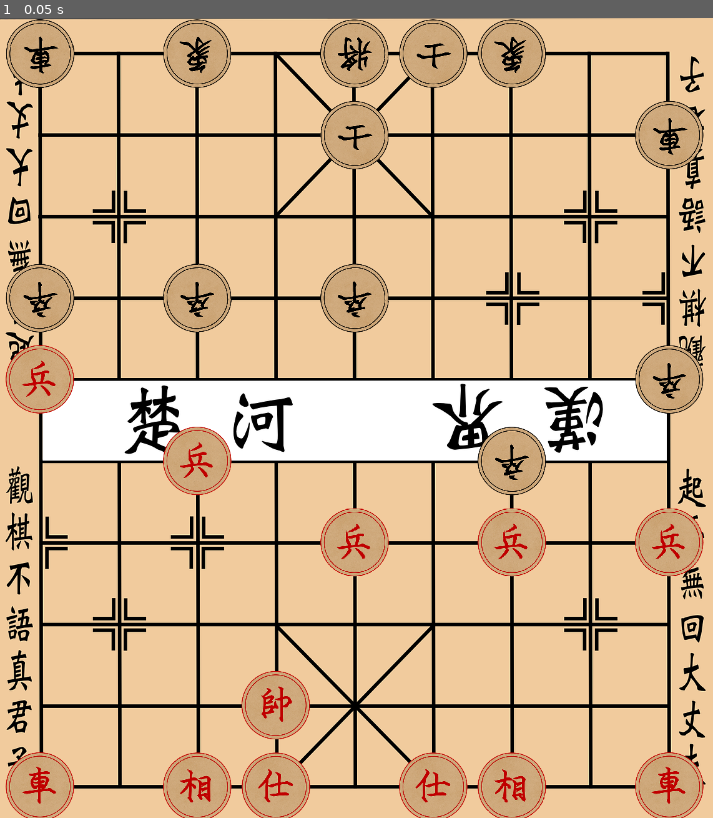
Above: before the commit, frame 1.
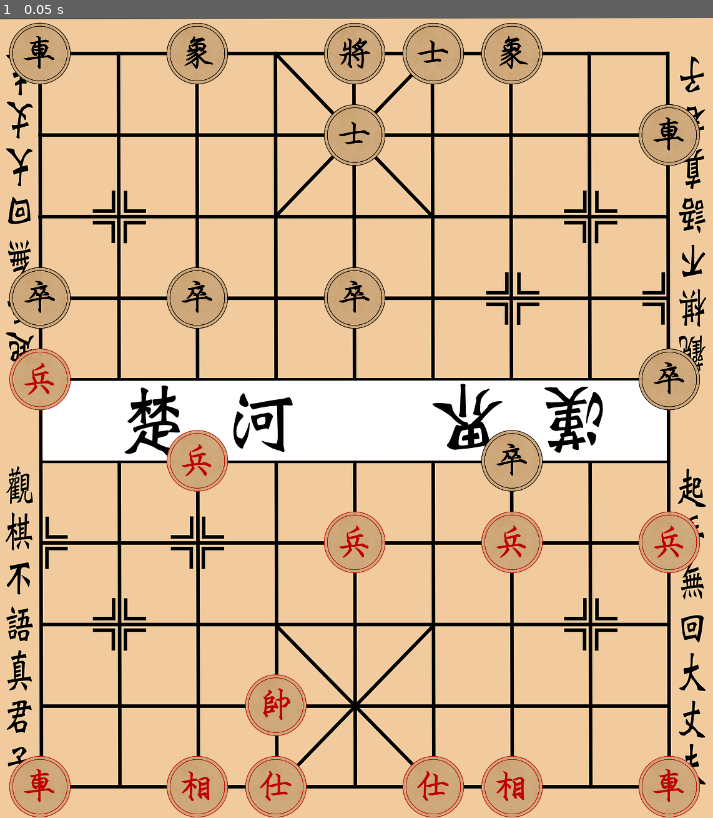
Above: after the commit, the same moment.

Repository: zzhouj/chinese-chess
Game: Godot game, scene res://scenes/checker_board.tscn
The game is run twice, just before and just after one commit, with the same random seed, the same clock (stepped at 60 frames per second) and the same inputs.
Inputs:
- Up to frame 1 (0.05 s): no input

The runs differ from the first frame. In frame 1, 5.8% of the frame differs, in the area x 0-99%, y 0-100%.

Commit message:
DRY scenes

Diff:
--- a/project.godot
+++ b/project.godot
@@ -23,6 +23,5 @@
 
 [rendering]
 
-textures/canvas_textures/default_texture_filter=0
 renderer/rendering_method="gl_compatibility"
 renderer/rendering_method.mobile="gl_compatibility"
--- a/scenes/black_advisor_piece.tscn
+++ /dev/null
@@ -1,15 +0,0 @@
-[gd_scene load_steps=3 format=3 uid="uid://bdgrp20d1hkss"]
-
-[ext_resource type="Texture2D" uid="uid://cgsjnm7hepy16" path="res://textures/chinese-chess-pieces.webp" id="1_yvilk"]
-[ext_resource type="Script" uid="uid://p8tbp5f8ntge" path="res://scripts/advisor_piece.gd" id="2_ioo7i"]
-
-[node name="BlackAdvisorPiece" type="Sprite2D"]
-rotation = 3.14159
-scale = Vector2(0.5, 0.5)
-texture = ExtResource("1_yvilk")
-region_enabled = true
-region_rect = Rect2(396, 387, 220, 219)
-script = ExtResource("2_ioo7i")
-color = 1
-type = 1
-metadata/_custom_type_script = "uid://ciinpb7ivdjiq"
--- a/scenes/black_elephant_piece.tscn
+++ /dev/null
@@ -1,15 +0,0 @@
-[gd_scene load_steps=3 format=3 uid="uid://b7ierdmgygsj3"]
-
-[ext_resource type="Texture2D" uid="uid://cgsjnm7hepy16" path="res://textures/chinese-chess-pieces.webp" id="1_1yhkf"]
-[ext_resource type="Script" uid="uid://d0eeys3doxgp5" path="res://scripts/elephant_piece.gd" id="2_1yhkf"]
-
-[node name="BlackElephantPiece" type="Sprite2D"]
-rotation = 3.14159
-scale = Vector2(0.5, 0.5)
-texture = ExtResource("1_1yhkf")
-region_enabled = true
-region_rect = Rect2(142, 389, 220, 219)
-script = ExtResource("2_1yhkf")
-color = 1
-type = 2
-metadata/_custom_type_script = "uid://ciinpb7ivdjiq"
--- a/scenes/black_king_piece.tscn
+++ /dev/null
@@ -1,14 +0,0 @@
-[gd_scene load_steps=3 format=3 uid="uid://exnu2pllpf6i"]
-
-[ext_resource type="Texture2D" uid="uid://cgsjnm7hepy16" path="res://textures/chinese-chess-pieces.webp" id="1_uecyf"]
-[ext_resource type="Script" uid="uid://dau2yec2vh1uu" path="res://scripts/king_piece.gd" id="2_0oqvk"]
-
-[node name="BlackKingPiece" type="Sprite2D"]
-rotation = 3.14159
-scale = Vector2(0.5, 0.5)
-texture = ExtResource("1_uecyf")
-region_enabled = true
-region_rect = Rect2(394, 142, 220, 219)
-script = ExtResource("2_0oqvk")
-color = 1
-metadata/_custom_type_script = "uid://ciinpb7ivdjiq"
--- a/scenes/black_pawn_piece.tscn
+++ /dev/null
@@ -1,15 +0,0 @@
-[gd_scene load_steps=3 format=3 uid="uid://87gx00ok505v"]
-
-[ext_resource type="Texture2D" uid="uid://cgsjnm7hepy16" path="res://textures/chinese-chess-pieces.webp" id="1_t8m75"]
-[ext_resource type="Script" uid="uid://dplnokh4qnrcg" path="res://scripts/pawn_piece.gd" id="2_t8m75"]
-
-[node name="BlackPawnPiece" type="Sprite2D"]
-rotation = 3.14159
-scale = Vector2(0.5, 0.5)
-texture = ExtResource("1_t8m75")
-region_enabled = true
-region_rect = Rect2(144, 906, 220, 220)
-script = ExtResource("2_t8m75")
-color = 1
-type = 6
-metadata/_custom_type_script = "uid://ciinpb7ivdjiq"
--- a/scenes/black_rook_piece.tscn
+++ /dev/null
@@ -1,15 +0,0 @@
-[gd_scene load_steps=3 format=3 uid="uid://b04ihe0nqqllo"]
-
-[ext_resource type="Texture2D" uid="uid://cgsjnm7hepy16" path="res://textures/chinese-chess-pieces.webp" id="1_lkv2r"]
-[ext_resource type="Script" uid="uid://buyiai6fhc6hk" path="res://scripts/rook_piece.gd" id="2_lkv2r"]
-
-[node name="BlackRookPiece" type="Sprite2D"]
-rotation = 3.14159
-scale = Vector2(0.5, 0.5)
-texture = ExtResource("1_lkv2r")
-region_enabled = true
-region_rect = Rect2(397, 650, 220, 220)
-script = ExtResource("2_lkv2r")
-color = 1
-type = 4
-metadata/_custom_type_script = "uid://ciinpb7ivdjiq"
--- /dev/null
+++ b/scenes/piece.tscn
@@ -0,0 +1,11 @@
+[gd_scene load_steps=3 format=3 uid="uid://0eqec8unyyjb"]
+
+[ext_resource type="Texture2D" uid="uid://cgsjnm7hepy16" path="res://textures/chinese-chess-pieces.webp" id="1_s58gp"]
+[ext_resource type="Script" uid="uid://ciinpb7ivdjiq" path="res://scripts/piece.gd" id="2_s58gp"]
+
+[node name="Piece" type="Sprite2D"]
+scale = Vector2(0.45, 0.45)
+texture = ExtResource("1_s58gp")
+region_enabled = true
+region_rect = Rect2(650, 144, 220, 220)
+script = ExtResource("2_s58gp")
--- a/scenes/red_advisor_piece.tscn
+++ /dev/null
@@ -1,13 +0,0 @@
-[gd_scene load_steps=3 format=3 uid="uid://d3ki0onx3fwwm"]
-
-[ext_resource type="Texture2D" uid="uid://cgsjnm7hepy16" path="res://textures/chinese-chess-pieces.webp" id="1_mexlk"]
-[ext_resource type="Script" uid="uid://p8tbp5f8ntge" path="res://scripts/advisor_piece.gd" id="2_e7e2b"]
-
-[node name="RedAdvisorPiece" type="Sprite2D"]
-scale = Vector2(0.5, 0.5)
-texture = ExtResource("1_mexlk")
-region_enabled = true
-region_rect = Rect2(652, 387, 219, 219)
-script = ExtResource("2_e7e2b")
-type = 1
-metadata/_custom_type_script = "uid://ciinpb7ivdjiq"
--- a/scenes/red_elephant_piece.tscn
+++ /dev/null
@@ -1,13 +0,0 @@
-[gd_scene load_steps=3 format=3 uid="uid://brrnul7nqx5dm"]
-
-[ext_resource type="Texture2D" uid="uid://cgsjnm7hepy16" path="res://textures/chinese-chess-pieces.webp" id="1_dgq7w"]
-[ext_resource type="Script" uid="uid://d0eeys3doxgp5" path="res://scripts/elephant_piece.gd" id="2_dgq7w"]
-
-[node name="RedElephantPiece" type="Sprite2D"]
-scale = Vector2(0.5, 0.5)
-texture = ExtResource("1_dgq7w")
-region_enabled = true
-region_rect = Rect2(918, 391, 220, 219)
-script = ExtResource("2_dgq7w")
-type = 2
-metadata/_custom_type_script = "uid://ciinpb7ivdjiq"
--- a/scenes/red_king_piece.tscn
+++ /dev/null
@@ -1,12 +0,0 @@
-[gd_scene load_steps=3 format=3 uid="uid://bxcnlp4tdvqx4"]
-
-[ext_resource type="Texture2D" uid="uid://cgsjnm7hepy16" path="res://textures/chinese-chess-pieces.webp" id="1_5smt5"]
-[ext_resource type="Script" uid="uid://dau2yec2vh1uu" path="res://scripts/king_piece.gd" id="2_473g2"]
-
-[node name="RedKingPiece" type="Sprite2D"]
-scale = Vector2(0.5, 0.5)
-texture = ExtResource("1_5smt5")
-region_enabled = true
-region_rect = Rect2(650, 144, 220, 220)
-script = ExtResource("2_473g2")
-metadata/_custom_type_script = "uid://ciinpb7ivdjiq"
--- a/scenes/red_pawn_piece.tscn
+++ /dev/null
@@ -1,13 +0,0 @@
-[gd_scene load_steps=3 format=3 uid="uid://brw6f06vxt2im"]
-
-[ext_resource type="Texture2D" uid="uid://cgsjnm7hepy16" path="res://textures/chinese-chess-pieces.webp" id="1_s5p1y"]
-[ext_resource type="Script" uid="uid://dplnokh4qnrcg" path="res://scripts/pawn_piece.gd" id="2_s5p1y"]
-
-[node name="RedPawnPiece" type="Sprite2D"]
-scale = Vector2(0.5, 0.5)
-texture = ExtResource("1_s5p1y")
-region_enabled = true
-region_rect = Rect2(922, 904, 220, 220)
-script = ExtResource("2_s5p1y")
-type = 6
-metadata/_custom_type_script = "uid://ciinpb7ivdjiq"
--- a/scenes/red_rook_piece.tscn
+++ /dev/null
@@ -1,13 +0,0 @@
-[gd_scene load_steps=3 format=3 uid="uid://cqyli2lyelisv"]
-
-[ext_resource type="Texture2D" uid="uid://cgsjnm7hepy16" path="res://textures/chinese-chess-pieces.webp" id="1_e6h2k"]
-[ext_resource type="Script" uid="uid://buyiai6fhc6hk" path="res://scripts/rook_piece.gd" id="2_e6h2k"]
-
-[node name="RedRookPiece" type="Sprite2D"]
-scale = Vector2(0.5, 0.5)
-texture = ExtResource("1_e6h2k")
-region_enabled = true
-region_rect = Rect2(654, 633, 219, 220)
-script = ExtResource("2_e6h2k")
-type = 4
-metadata/_custom_type_script = "uid://ciinpb7ivdjiq"
--- a/scripts/piece_factory.gd
+++ b/scripts/piece_factory.gd
@@ -1,35 +1,60 @@
 class_name PieceFactory
 extends RefCounted
 
-const RED_PIECE_SECNES: Dictionary = {
-	"K": preload("res://scenes/red_king_piece.tscn"),
-	"A": preload("res://scenes/red_advisor_piece.tscn"),
-	"E": preload("res://scenes/red_elephant_piece.tscn"),
-	#"N",
-	"R": preload("res://scenes/red_rook_piece.tscn"),
-	#"C",
-	"P": preload("res://scenes/red_pawn_piece.tscn"),
+const PIECE_SCENE: PackedScene = preload("res://scenes/piece.tscn")
+
+const TYPES: Dictionary[String, Piece.TYPE] = {
+	"K": Piece.TYPE.KING,
+	"A": Piece.TYPE.ADVISOR,
+	"E": Piece.TYPE.ELEPHANT,
+	"N": Piece.TYPE.KNIGHT,
+	"R": Piece.TYPE.ROOK,
+	"C": Piece.TYPE.CANNON,
+	"P": Piece.TYPE.PAWN,
 }
 
-const BLACK_PIECE_SECNES: Dictionary = {
-	"K": preload("res://scenes/black_king_piece.tscn"),
-	"A": preload("res://scenes/black_advisor_piece.tscn"),
-	"E": preload("res://scenes/black_elephant_piece.tscn"),
-	#"N",
-	"R": preload("res://scenes/black_rook_piece.tscn"),
-	#"C",
-	"P": preload("res://scenes/black_pawn_piece.tscn"),
+const RED_REGION_RECTS: Dictionary[String, Rect2] = {
+	"K": Rect2(650, 144, 220, 220),
+	"A": Rect2(652, 387, 219, 219),
+	"E": Rect2(918, 391, 220, 219),
+	"N": Rect2(920, 635, 220, 220),
+	"R": Rect2(654, 633, 219, 220),
+	"C": Rect2(656, 902, 220, 219),
+	"P": Rect2(922, 904, 220, 220),
+}
+
+const BLACK_REGION_RECTS: Dictionary[String, Rect2] = {
+	"K": Rect2(394, 142, 220, 219),
+	"A": Rect2(396, 387, 220, 219),
+	"E": Rect2(142, 389, 220, 219),
+	"N": Rect2(144, 652, 220, 220),
+	"R": Rect2(397, 650, 220, 220),
+	"C": Rect2(398, 908, 220, 220),
+	"P": Rect2(144, 906, 220, 220),
+}
+
+const SCRIPTS: Dictionary[String, GDScript] = {
+	"K": preload("res://scripts/king_piece.gd"),
+	"A": preload("res://scripts/advisor_piece.gd"),
+	"E": preload("res://scripts/elephant_piece.gd"),
+	"N": null,
+	"R": preload("res://scripts/rook_piece.gd"),
+	"C": null,
+	"P": preload("res://scripts/pawn_piece.gd"),
 }
 
 static func build(color: Piece.COLOR, symbol: String) -> Piece:
 	assert(symbol.length() == 3, "symbol's length must be 3.")
-	var piece:Piece
+	var s := symbol[0]
+	var piece: Piece = PIECE_SCENE.instantiate()
+	piece.set_script(SCRIPTS[s])
+	piece.color = color
+	piece.type = TYPES[s]
 	if color == Piece.COLOR.RED:
-		piece = RED_PIECE_SECNES[symbol[0]].instantiate()
+		piece.region_rect = RED_REGION_RECTS[s]
 	else:
-		piece = BLACK_PIECE_SECNES[symbol[0]].instantiate()
-	var coordinate: Vector2i = Vector2i(\
-	symbol.unicode_at(1) - "a".unicode_at(0), \
-	symbol.unicode_at(2) - "0".unicode_at(0))
-	piece.coordinate = coordinate
+		piece.region_rect = BLACK_REGION_RECTS[s]
+	var x := symbol.unicode_at(1) - "a".unicode_at(0)
+	var y := symbol.unicode_at(2) - "0".unicode_at(0)
+	piece.coordinate = Vector2i(x, y)
 	return piece
